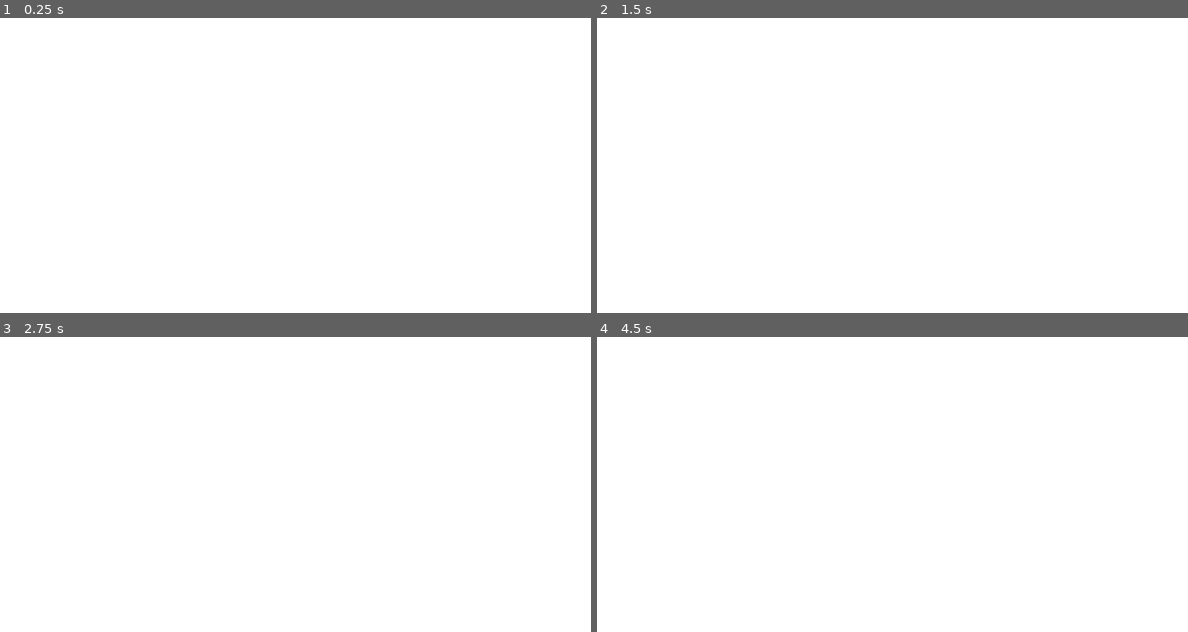
Above: before the commit, frames 1-4 (two rows, left to right).
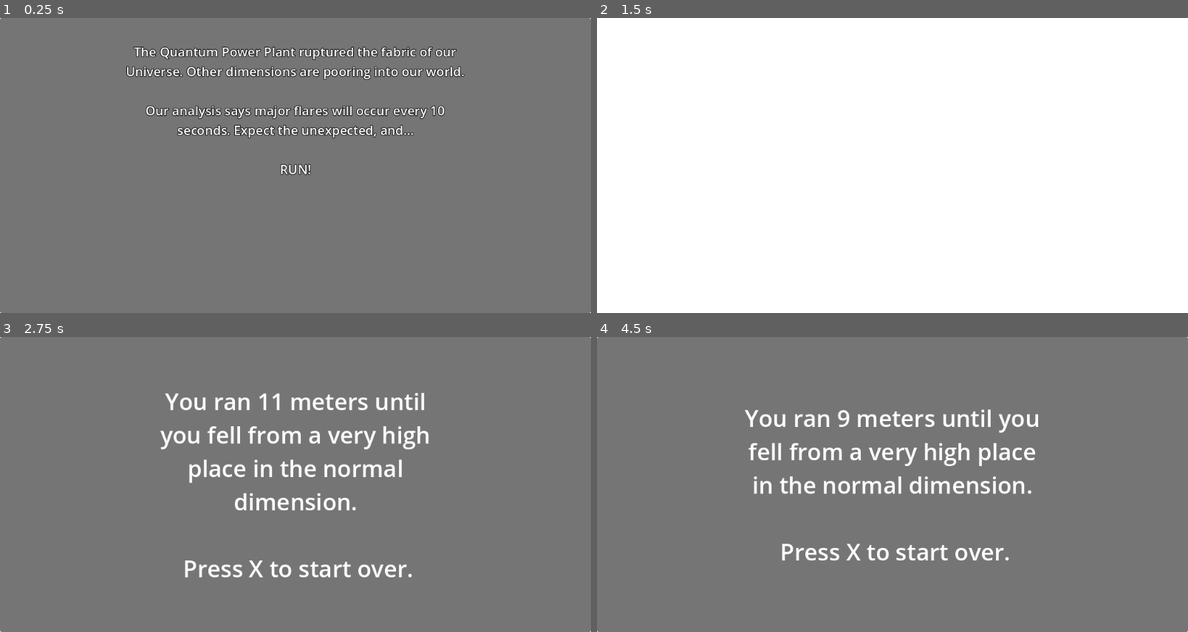
Above: after the commit, the same moments.

Repository: OwlyCode/LD51
Game: Godot game, scene res://main.tscn
The game is run twice, just before and just after one commit, with the same random seed, the same clock (stepped at 60 frames per second) and the same inputs.
Inputs:
- Up to frame 1 (0.25 s): no input
- Up to frame 2 (1.5 s): tap Enter at 0.5 s; hold Right (right) 0.53-1.28 s; hold Space (jump) 0.53-1.28 s; tap X (restart) at 1.25 s; hold A (left) from 1.28 s (still down); tap Space (jump) at 1.35 s
- Up to frame 3 (2.75 s): tap Space (jump) at 1.52, 1.82 s; tap X (restart) at 2 s; release A (left) at 2.03 s; hold Right (right) from 2.03 s (still down); hold Space (jump) from 2.03 s (still down)
- Up to frame 4 (4.5 s): tap X (restart) at 2.75, 3.5, 4.25 s; release Space (jump) at 2.78 s; tap Space (jump) at 2.85, 3.02, 3.32, 4.35 s; release Right (right) at 3.53 s; hold Space (jump) 3.53-4.28 s; hold A (left) from 3.53 s (still down)

The runs differ from the first frame. In frame 1, 99% of the frame differs, in the area x 0-100%, y 0-100%; in frame 2, nothing differs; in frame 3, 98%; in frame 4, 98%.

Commit message:
Added intro explanations

Diff:
--- a/ChunkSpawner.gd
+++ b/ChunkSpawner.gd
@@ -37,6 +37,8 @@
 
 var total_distance = 0.0
 
+var idling = true
+
 # Called when the node enters the scene tree for the first time.
 func _ready():
 	pass # Replace with function body.
@@ -51,12 +53,12 @@
 	if player.global_position.y > lowest + 200:
 		player.die("you fell from a very high place")
 
-	if player.alive:
+	if can_scroll():
 		total_distance += 6.0 * delta
 		%DistanceDisplay.text = "%dm" % total_distance
 
 func can_scroll():
-	return player.alive
+	return player.alive and not idling
 
 func fill():
 	if $Chunks.get_child_count() < 4:
--- a/Player.gd
+++ b/Player.gd
@@ -8,7 +8,7 @@
 
 func _ready():
 	lock_rotation = true
-	$AnimatedSprite2d.play("Run")
+	$AnimatedSprite2d.play("Idle")
 
 func die(death_cause):
 	if alive:
@@ -20,6 +20,12 @@
 		alive = false
 
 func _physics_process(delta):
+
+	if %ChunkManager.idling and (Input.is_action_pressed("right") or Input.is_action_pressed("left") or Input.is_action_pressed("jump")):
+		%ChunkManager.idling = false
+		%Intro.visible = false
+		%Timer.start()
+
 	if not alive and Input.is_action_pressed("restart"):
 		get_tree().reload_current_scene()
 	if alive and Input.is_action_pressed("right"):
@@ -35,6 +41,11 @@
 			$JumpSound.play()
 
 	if $LeftGroundChecker.is_colliding() or $RightGroundChecker.is_colliding():
-		$AnimatedSprite2d.play("Run")
+		if %ChunkManager.idling:
+			$AnimatedSprite2d.play("Idle")
+			linear_damp = 100
+		else:
+			$AnimatedSprite2d.play("Run")
+			linear_damp = 0
 	else:
 		$AnimatedSprite2d.play("Jump")
--- a/Timer.gd
+++ b/Timer.gd
@@ -25,6 +25,10 @@
 var buildup_played = false
 
 func _process(delta):
+	if %ChunkManager.idling:
+		%Rift.visible = false
+		stop()
+		return
 
 	if time_left < 2.5 and not buildup_played:
 		buildup_played = true
@@ -45,6 +49,7 @@
 	if time_left < 2.0:
 		camera.shaking = true
 		camera.shaking_amount = lerp(3.0, 0.1, time_left / 2)
+		%Glow.visible = true
 		%Glow.modulate = Color(1.0, 0.0, 0.0, lerp(0.25, 0.0, time_left / 2))
 	else:
 		camera.shaking = false
--- a/main.tscn
+++ b/main.tscn
@@ -73,6 +73,7 @@
 
 [node name="Glow" type="Sprite2D" parent="Camera2d"]
 unique_name_in_owner = true
+visible = false
 modulate = Color(1, 0, 0.054902, 0.266667)
 position = Vector2(13, 21)
 scale = Vector2(1.90625, 278)
@@ -161,7 +162,6 @@
 offset_bottom = 53.0
 grow_horizontal = 2
 theme_override_font_sizes/font_size = 36
-text = "120m"
 horizontal_alignment = 1
 vertical_alignment = 1
 
@@ -194,4 +194,38 @@
 vertical_alignment = 1
 autowrap_mode = 2
 
+[node name="Intro" type="Panel" parent="CanvasLayer2/Control"]
+unique_name_in_owner = true
+layout_mode = 1
+anchors_preset = 15
+anchor_right = 1.0
+anchor_bottom = 1.0
+grow_horizontal = 2
+grow_vertical = 2
+
+[node name="Label" type="Label" parent="CanvasLayer2/Control/Intro"]
+layout_mode = 1
+anchors_preset = 8
+anchor_left = 0.5
+anchor_top = 0.5
+anchor_right = 0.5
+anchor_bottom = 0.5
+offset_left = -294.0
+offset_top = -213.0
+offset_right = 294.0
+offset_bottom = 156.0
+grow_horizontal = 2
+grow_vertical = 2
+theme_override_colors/font_outline_color = Color(0, 0, 0, 1)
+theme_override_constants/outline_size = 4
+theme_override_font_sizes/font_size = 22
+text = "The Quantum Power Plant ruptured the fabric of our Universe. Other dimensions are pooring into our world.
+
+Our analysis says major flares will occur every 10 seconds. Expect the unexpected, and...
+
+RUN!
+"
+horizontal_alignment = 1
+autowrap_mode = 2
+
 [connection signal="timeout" from="Timer" to="Timer" method="_on_timer_timeout"]
--- a/player.tscn
+++ b/player.tscn
@@ -11,6 +11,10 @@
 [sub_resource type="CapsuleShape2D" id="CapsuleShape2D_xiens"]
 radius = 4.0
 height = 16.0
+
+[sub_resource type="AtlasTexture" id="AtlasTexture_870oa"]
+atlas = ExtResource("4_kyhtt")
+region = Rect2(0, 0, 16, 16)
 
 [sub_resource type="AtlasTexture" id="AtlasTexture_vic06"]
 atlas = ExtResource("4_kyhtt")
@@ -33,6 +37,11 @@
 "frames": [],
 "loop": true,
 "name": &"Die",
+"speed": 5.0
+}, {
+"frames": [SubResource("AtlasTexture_870oa")],
+"loop": true,
+"name": &"Idle",
 "speed": 5.0
 }, {
 "frames": [SubResource("AtlasTexture_vic06")],
@@ -77,7 +86,7 @@
 [node name="AnimatedSprite2d" type="AnimatedSprite2D" parent="."]
 position = Vector2(0, -8)
 frames = SubResource("SpriteFrames_pmy0w")
-animation = &"Die"
+animation = &"Idle"
 playing = true
 
 [node name="DeathSound" type="AudioStreamPlayer2D" parent="."]
Not shown: 1 places in player.tscn that only renumber resources
Not shown, changed: TODO
